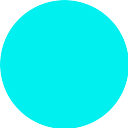
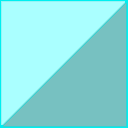
Comparing the layer stacks of the two 128px x 128px images. Changes:
renamed "レイヤー 1" to "レイヤー 0", painted on it over <box>0,0,128,128</box>
removed layer "楕円形 1" over <box>0,0,128,128</box>